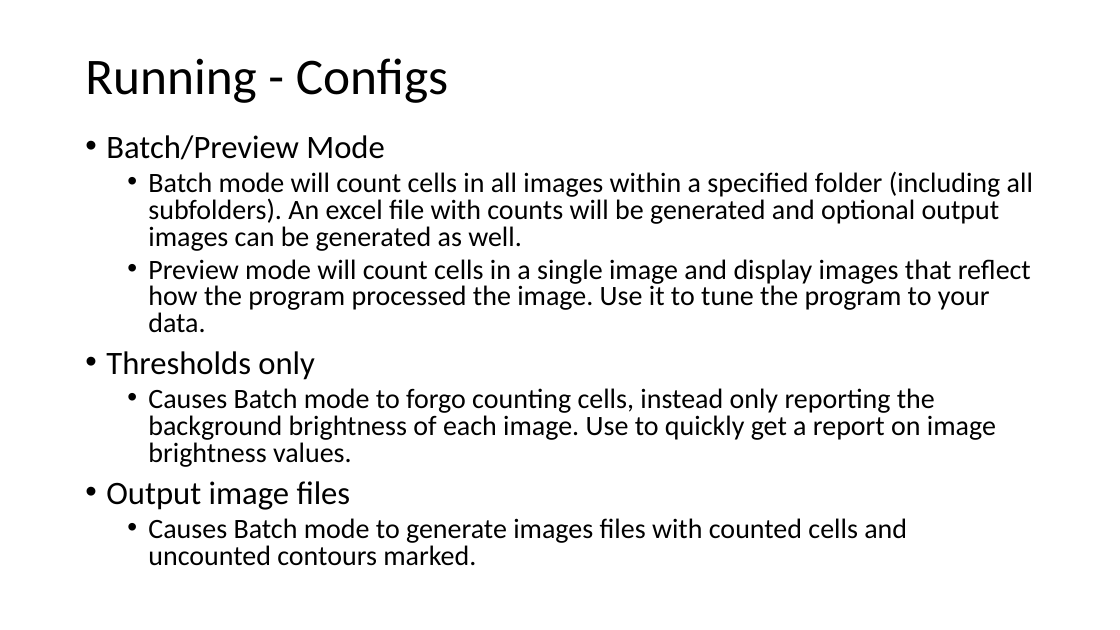
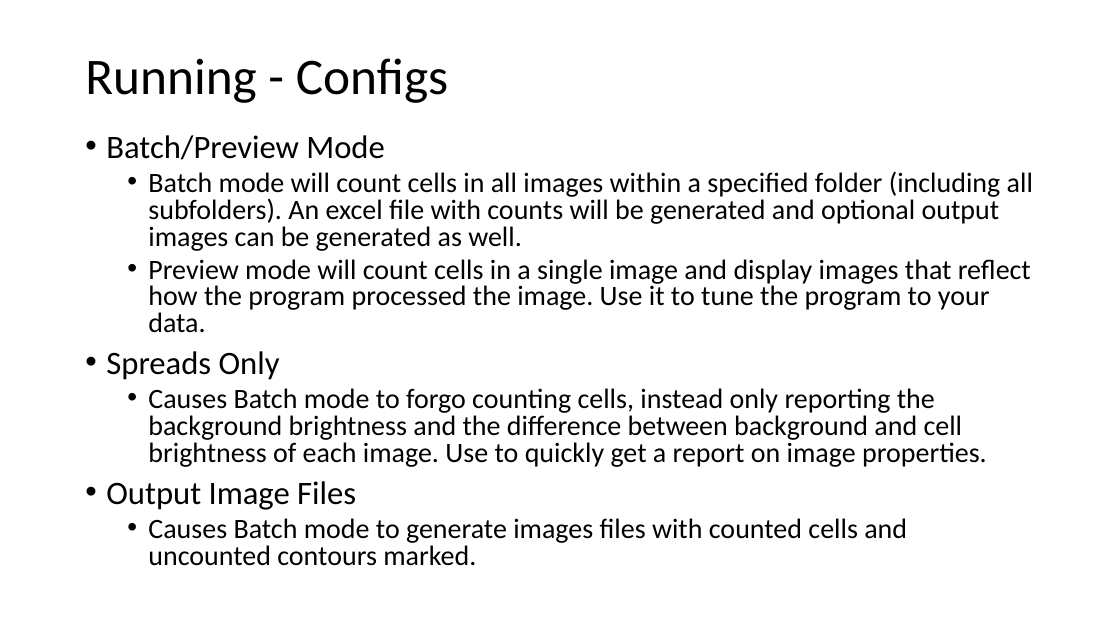
Before and after one commit to aneeshbal/SimpylCellCounter, a slide deck: slide 5 of Tutorials/scc2.0Protocols.pptx (slide 3 before the commit). Drawn at 1120x630 pixels with LibreOffice and Linux fonts; fonts in the diff are those of the drawing. Boxes give left, top, right and bottom in pixels: in the first picture for what was removed or moved away, otherwise in the second. Text is boxed around its words. In the diff, an @@ line names an element or a change of style, - is before the commit and + after.

```diff
--- a/Tutorials/scc2.0Protocols.pptx
+++ b/Tutorials/scc2.0Protocols.pptx
@@ text at <box>106,351,987,510</box>: text changed @@
-• Thresholds only
-  • Causes Batch mode to forgo counting cells, instead only reporting the background brightness of each image. Use to quickly get a report on image brightness values.
-• Output image files
+• Spreads Only
+  • Causes Batch mode to forgo counting cells, instead only reporting the background brightness and the difference between background and cell brightness of each image. Use to quickly get a report on image properties.
+• Output Image Files
```
Also in this commit, not shown: 7 other slides changed, 2 slides added, 1 slide removed, 1 other file.
